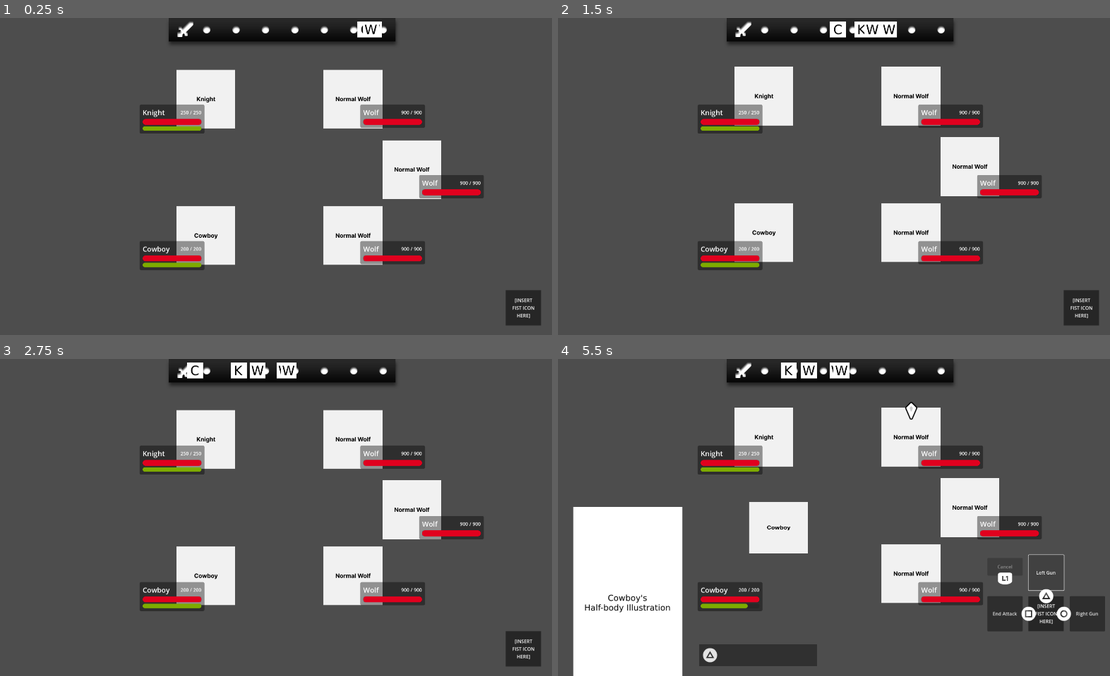
Above: before the commit, frames 1-4 (two rows, left to right).
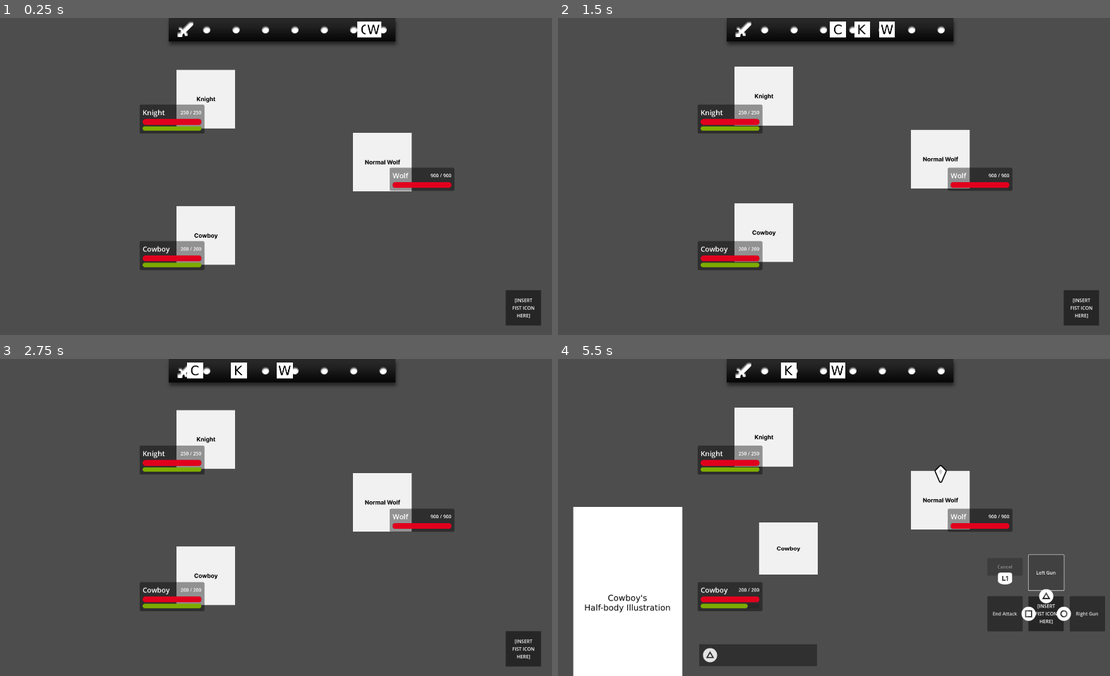
Above: after the commit, the same moments.

Repository: Endour-Company/Lykaia-2
Game: Godot game, scene res://main.tscn
The game is run twice, just before and just after one commit, with the same random seed, the same clock (stepped at 60 frames per second) and the same inputs.
Inputs:
- Up to frame 1 (0.25 s): no input
- Up to frame 2 (1.5 s): no input
- Up to frame 3 (2.75 s): no input
- Up to frame 4 (5.5 s): click "Attack" at 4.25 s; click "Left Gun" at 5 s

The runs differ from the first frame. In frame 1, 8.2% of the frame differs, in the area x 58-88%, y 1-78%; in frame 2, 8.3%; in frame 3, 8.3%; in frame 4, 10%, in the area x 34-88%, y 1-78%.

Commit message:
Creates skill indicator

Diff:
--- a/battle_system/modules/characters_controller.gd
+++ b/battle_system/modules/characters_controller.gd
@@ -33,7 +33,7 @@
 @export_category("Enemies")
 @export_group("Positions")
 ## Stores the enemy's battle position if there's only one enemy.
-@export var SINGLE_ENEMY_POS = Vector2(1200, 500)
+@export var SINGLE_ENEMY_POS = Vector2(1300, 500)
 
 ## Stores the players' battle position when there are 2-3 enemies.
 @export var MULTIPLE_ENEMY_POS = [
@@ -306,7 +306,8 @@
 	## Adds health bars
 	ui_controller.create_healthbar(char_node, is_enemy)
 
-	## Connects battle, damage, and dead signal
+	## Connects battle, damage, skill_activated, and dead signal
 	char_node.battle_action.connect(battle_flow_manager.begin_turn)
 	char_node.damage.connect(battle_flow_manager.on_damage_signal)
+	char_node.skill_activated.connect(ui_controller.create_skill_indicator)
 	char_node.death.connect(battle_flow_manager.on_dead_signal)
--- a/battle_system/modules/ui_controller.gd
+++ b/battle_system/modules/ui_controller.gd
@@ -32,6 +32,9 @@
 ## Holds the scene of damage indicator
 var damage_indicator_scene: PackedScene = Utils.Resources["DAMAGE_INDICATOR"]
 
+## Holds the skill indicator scene for creating skill activation's popups.
+var skill_indicator_scene: PackedScene = Utils.Resources["SKILL_INDICATOR"]
+
 ## UIController has to store BattleFlowManager
 var battle_flow_manager: BattleFlowManager
 
@@ -57,6 +60,17 @@
 	## Connects character's health and energy changed signals to healthbar
 	char_node.health_changed.connect(health_bar.set_health)
 	char_node.energy_changed.connect(health_bar.set_energy)
+
+
+## Creates and shows skill indicator.
+func create_skill_indicator(skill_name: String):
+	## Creates a new skill indicator node, it will automatically be freed
+	## when it's done playing its animation.
+	var skill_indicator: SkillIndicator = skill_indicator_scene.instantiate()
+	battle_screen.add_child(skill_indicator)
+
+	## Sets skill's name.
+	skill_indicator.set_indicator_text(skill_name)
 
 
 ## Connects command button signals
--- a/main.gd
+++ b/main.gd
@@ -28,7 +28,7 @@
 
 func _ready():
 	## Adds enemies to fight
-	var enemies = ["Wolf", "Wolf", "Wolf"]
+	var enemies = ["Wolf"]
 	adds_enemies_to_fight(enemies)
 
 	## Loads battle screen, for now
--- a/resources/characters/base_character.gd
+++ b/resources/characters/base_character.gd
@@ -116,6 +116,7 @@
 signal energy_changed(energy)
 signal battle_action(node) ## Sent in-battle when it's this character's turn
 signal damage(attacker, attack_id, target, is_skill) ## Sent in-battle to begin damage calculation
+signal skill_activated(skill_name) ## Sent in-battle when skill is activated, before playing the corresponding anim
 signal death(node) ## Sent if health reached 0
 signal action_finished
 
@@ -321,7 +322,21 @@
 
 ## Sends damage signal.
 func _send_damage_signal(is_skill: bool = false):
-	damage.emit(self, cur_anim_name, target, is_skill)
+	var attack_id: String = cur_anim_name ## May also be skill's id
+	damage.emit(self, attack_id, target, is_skill)
+
+
+## Sends skill activate signal.
+func _send_skill_activated_signal():
+	## Gets skill's name
+	var skill_id: String = cur_anim_name
+	var skill_data = Utils.find_dictionary_in_array_with_value(
+		skill_set, "id", skill_id
+	)
+	var skill_name: String = skill_data["name"]
+
+	## Emits corresponding signal
+	skill_activated.emit(skill_name)
 
 
 ## Handles timeout of battle turn timer.
--- a/resources/characters/player/cowboy/cowboy.tscn
+++ b/resources/characters/player/cowboy/cowboy.tscn
@@ -164,9 +164,12 @@
 tracks/2/interp = 1
 tracks/2/loop_wrap = true
 tracks/2/keys = {
-"times": PackedFloat32Array(0.4, 0.8, 1.2, 1.6),
-"transitions": PackedFloat32Array(1, 1, 1, 1),
+"times": PackedFloat32Array(0, 0.4, 0.8, 1.2, 1.6),
+"transitions": PackedFloat32Array(1, 1, 1, 1, 1),
 "values": [{
+"args": [],
+"method": &"_send_skill_activated_signal"
+}, {
 "args": [true],
 "method": &"_send_damage_signal"
 }, {
@@ -227,9 +230,12 @@
 tracks/3/interp = 1
 tracks/3/loop_wrap = true
 tracks/3/keys = {
-"times": PackedFloat32Array(1.1),
-"transitions": PackedFloat32Array(1),
+"times": PackedFloat32Array(0, 1.1),
+"transitions": PackedFloat32Array(1, 1),
 "values": [{
+"args": [],
+"method": &"_send_skill_activated_signal"
+}, {
 "args": [true],
 "method": &"_send_damage_signal"
 }]
--- a/resources/characters/player/knight/knight.tscn
+++ b/resources/characters/player/knight/knight.tscn
@@ -288,9 +288,12 @@
 tracks/2/interp = 1
 tracks/2/loop_wrap = true
 tracks/2/keys = {
-"times": PackedFloat32Array(2.9),
-"transitions": PackedFloat32Array(1),
+"times": PackedFloat32Array(0, 2.9),
+"transitions": PackedFloat32Array(1, 1),
 "values": [{
+"args": [],
+"method": &"_send_skill_activated_signal"
+}, {
 "args": [true],
 "method": &"_send_damage_signal"
 }]
@@ -331,9 +334,12 @@
 tracks/2/interp = 1
 tracks/2/loop_wrap = true
 tracks/2/keys = {
-"times": PackedFloat32Array(1.25),
-"transitions": PackedFloat32Array(1),
+"times": PackedFloat32Array(0, 1.25),
+"transitions": PackedFloat32Array(1, 1),
 "values": [{
+"args": [],
+"method": &"_send_skill_activated_signal"
+}, {
 "args": [true],
 "method": &"_send_damage_signal"
 }]
@@ -374,9 +380,12 @@
 tracks/2/interp = 1
 tracks/2/loop_wrap = true
 tracks/2/keys = {
-"times": PackedFloat32Array(1.25, 1.45, 1.65, 1.85),
-"transitions": PackedFloat32Array(1, 1, 1, 1),
+"times": PackedFloat32Array(0, 1.25, 1.45, 1.65, 1.85),
+"transitions": PackedFloat32Array(1, 1, 1, 1, 1),
 "values": [{
+"args": [],
+"method": &"_send_skill_activated_signal"
+}, {
 "args": [true],
 "method": &"_send_damage_signal"
 }, {
--- /dev/null
+++ b/resources/interfaces/battle_screen/modules/skill_indicator/skill_indicator.gd
@@ -0,0 +1,63 @@
+extends Control
+class_name SkillIndicator
+
+## Class for skill indicator. Shown when a character's skill is activated.
+
+
+## Holds scenes
+@onready var indicator_background: PanelContainer = $IndicatorBackground
+@onready var indicator_text: Label = $IndicatorBackground/IndicatorText
+
+
+## Stores tween animation's durations.
+var anim_dur: float = 0.5
+var anim_dur_alt: float = 1.0
+
+
+## Sets indicator text.
+func set_indicator_text(text: String):
+	indicator_text.set_text(text)
+
+
+## Ready function. Plays fade in animation
+func _ready():
+	## Creates animation using tween.
+	var tween: Tween = create_tween()
+	tween.set_parallel(true)
+
+	## Plays fade in animation
+	tween.tween_property(
+		self, "anchor_left", 0, anim_dur
+	)
+	tween.tween_property(
+		self, "anchor_right", 1, anim_dur
+	)
+	tween.tween_property(
+		indicator_background, "modulate:a", 1, anim_dur
+	).from(0)
+	tween.tween_property(
+		indicator_text, "modulate:a", 1, anim_dur
+	).from(0)
+
+	## Waits for 1 sec
+	tween.set_parallel(false)
+	tween.tween_interval(1)
+
+	## Plays fadeout animation
+	tween.tween_property(
+		self, "anchor_left", 1, anim_dur
+	)
+	tween.set_parallel(true)
+	tween.tween_property(
+		self, "anchor_right", 2, anim_dur
+	)
+	tween.tween_property(
+		indicator_background, "modulate:a", 0, anim_dur
+	)
+	tween.tween_property(
+		indicator_text, "modulate:a", 0, anim_dur
+	)
+
+	## Frees when tween is done
+	tween.set_parallel(false)
+	tween.tween_callback(queue_free)
--- /dev/null
+++ b/resources/interfaces/battle_screen/modules/skill_indicator/skill_indicator.tscn
@@ -0,0 +1,30 @@
+[gd_scene load_steps=2 format=3 uid="uid://cqpb0dultw10e"]
+
+[ext_resource type="Script" path="res://resources/interfaces/battle_screen/modules/skill_indicator/skill_indicator.gd" id="1_6643b"]
+
+[node name="SkillIndicator" type="Control"]
+layout_mode = 3
+anchor_left = -1.0
+anchor_top = 0.45
+anchor_bottom = 0.45
+grow_horizontal = 2
+grow_vertical = 2
+script = ExtResource("1_6643b")
+
+[node name="IndicatorBackground" type="PanelContainer" parent="."]
+custom_minimum_size = Vector2(0, 100)
+layout_mode = 1
+anchors_preset = 14
+anchor_top = 0.5
+anchor_right = 1.0
+anchor_bottom = 0.5
+grow_horizontal = 2
+grow_vertical = 2
+
+[node name="IndicatorText" type="Label" parent="IndicatorBackground"]
+layout_mode = 2
+theme_override_font_sizes/font_size = 52
+text = "Activates {Insert skill name here}"
+horizontal_alignment = 1
+vertical_alignment = 1
+uppercase = true
--- a/utility/utils.gd
+++ b/utility/utils.gd
@@ -17,6 +17,7 @@
 	"BATTLE_POINTER": preload("res://resources/interfaces/battle_screen/modules/battle_pointer/battle_pointer.tscn"),
 	"BATTLE_WAIT_INDICATOR": preload("res://resources/interfaces/battle_screen/modules/battle_wait_bar/battle_wait_indicator.tscn"),
 	"DAMAGE_INDICATOR": preload("res://resources/interfaces/battle_screen/modules/damage_indicator/damage_indicator.tscn"),
+	"SKILL_INDICATOR": preload("res://resources/interfaces/battle_screen/modules/skill_indicator/skill_indicator.tscn"),
 	"INPUT_CIRCLE": preload("res://resources/interfaces/input_prompt_icons/playstation_button_circle.png"),
 	"INPUT_CROSS": preload("res://resources/interfaces/input_prompt_icons/playstation_button_cross.png"),
 	"INPUT_SQUARE": preload("res://resources/interfaces/input_prompt_icons/playstation_button_square.png"),
